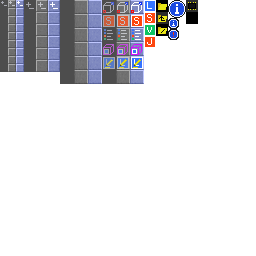
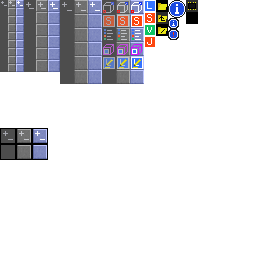
Revision of a layered 256×256 image; what changed, layer by layer:
painted on "Icons" over [3, 2, 100, 140]
painted on "Background" over [0, 128, 48, 160]
